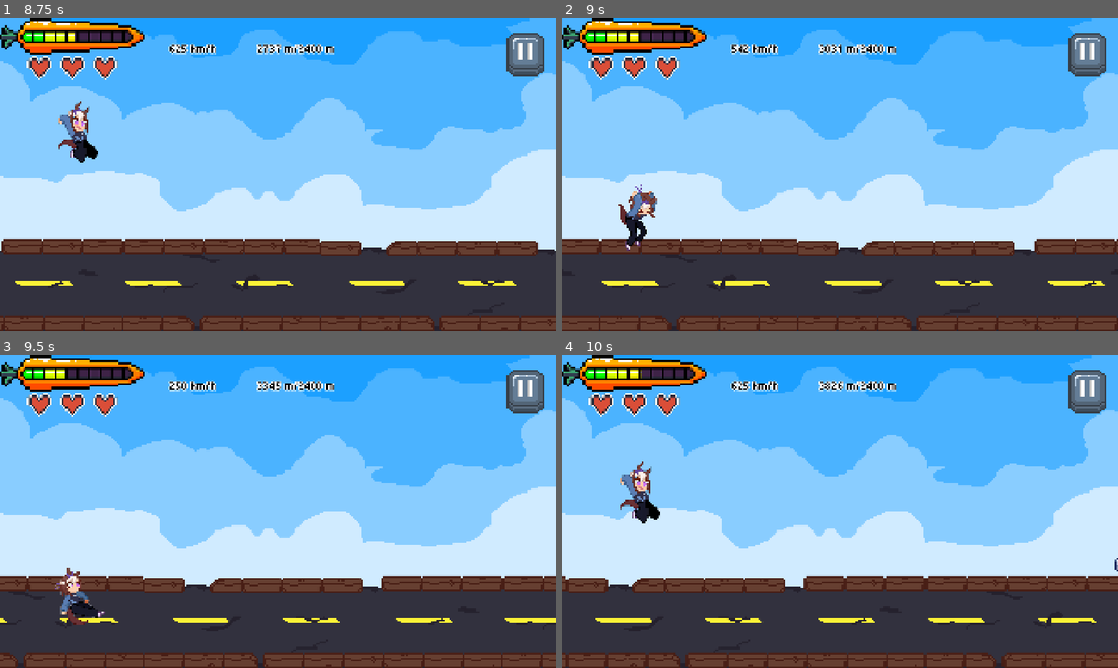
Above: before the commit, frames 1-4 (two rows, left to right).
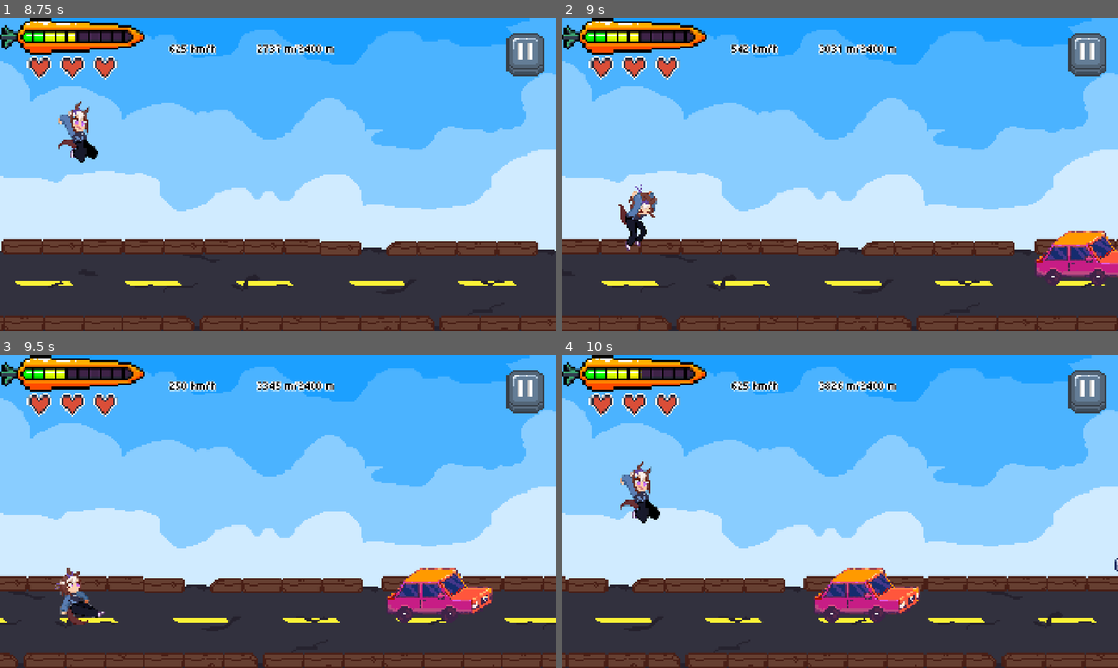
Above: after the commit, the same moments.

Repository: sbxte/sparta26-gamedev
Game: Godot game, scene res://scenes/ui/main_menu.tscn
The game is run twice, just before and just after one commit, with the same random seed, the same clock (stepped at 60 frames per second) and the same inputs.
Inputs (mouse positions are in pixels of both pictures, inside the frame that each line leads up to):
- Up to frame 1 (8.75 s): click (283, 202) at 0.5 s; click (205, 174) at 1.25 s; click (522, 55) at 2 s; click (194, 202) at 2.75 s; hold Shift (boost) 3.53-4.28 s; hold Up (ui_up) 3.53-5.03 s; tap Shift (boost) at 4.35, 5.85, 7.35 s; hold Down (ui_down) 5.03-5.78 s; hold Shift (boost) 5.03-5.78 s; hold Up (ui_up) 5.78-7.28 s; hold Shift (boost) 6.53-7.28 s; hold Down (ui_down) 7.28-8.03 s; tap Up (ui_up) at 7.52 s; hold Up (ui_up) from 8.03 s (still down); hold Shift (boost) from 8.03 s (still down)
- Up to frame 2 (9 s): release Up (ui_up) at 8.78 s; release Shift (boost) at 8.78 s; hold Down (ui_down) from 8.78 s (still down); tap Shift (boost) at 8.85 s
- Up to frame 3 (9.5 s): keep holding Down (ui_down); tap Up (ui_up) at 9.02 s
- Up to frame 4 (10 s): keep holding Down (ui_down); hold Shift (boost) from 9.53 s (still down); tap Up (ui_up) at 9.77 s

Frame 1 is identical in both runs. In frame 2, 1.8% of the frame differs, in the area x 85-100%, y 68-86%; in frame 3, 2.0%, in the area x 69-89%, y 68-86%; in frame 4, 2.0%.

Commit message:
test: bring back triple car

Diff:
--- a/scenes/segment/filler3.tscn
+++ b/scenes/segment/filler3.tscn
@@ -46,6 +46,12 @@
 speed = 30.0
 right = true
 
+[node name="Car5" parent="." unique_id=848750707 instance=ExtResource("3_jtkxd")]
+position = Vector2(2716, 827)
+speed = 30.0
+right = true
+base_spawn_chance = 1.0
+
 [node name="Car6" parent="." unique_id=245724418 instance=ExtResource("3_jtkxd")]
 position = Vector2(3017, 822)
 speed = 30.0
